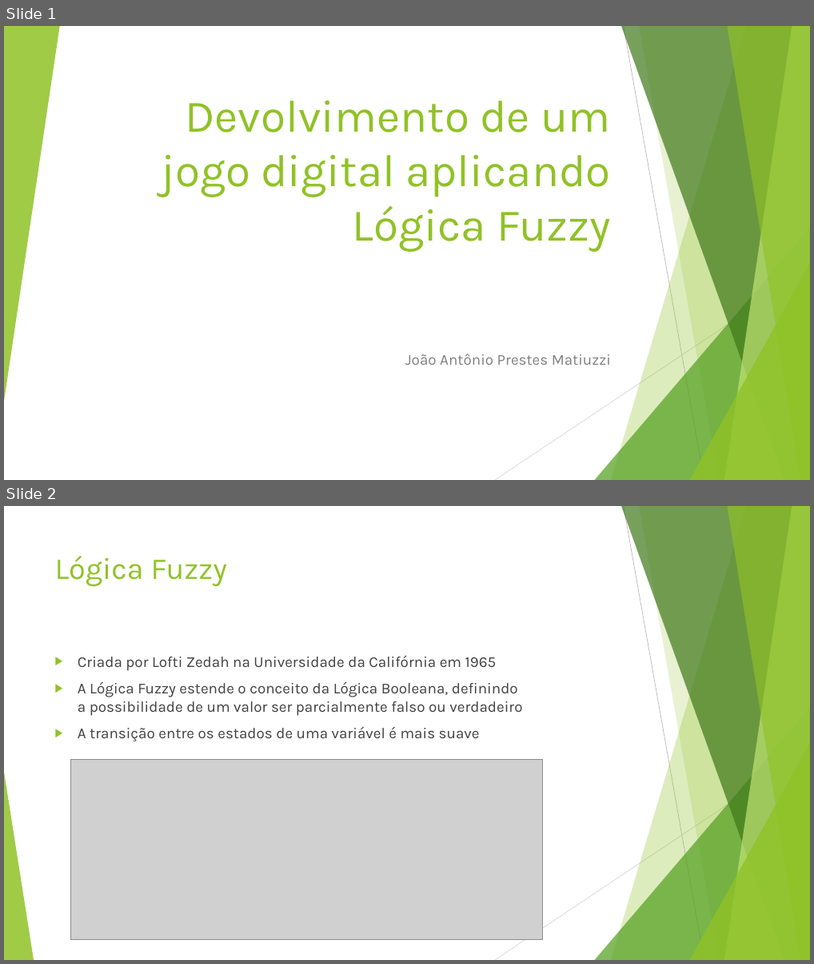
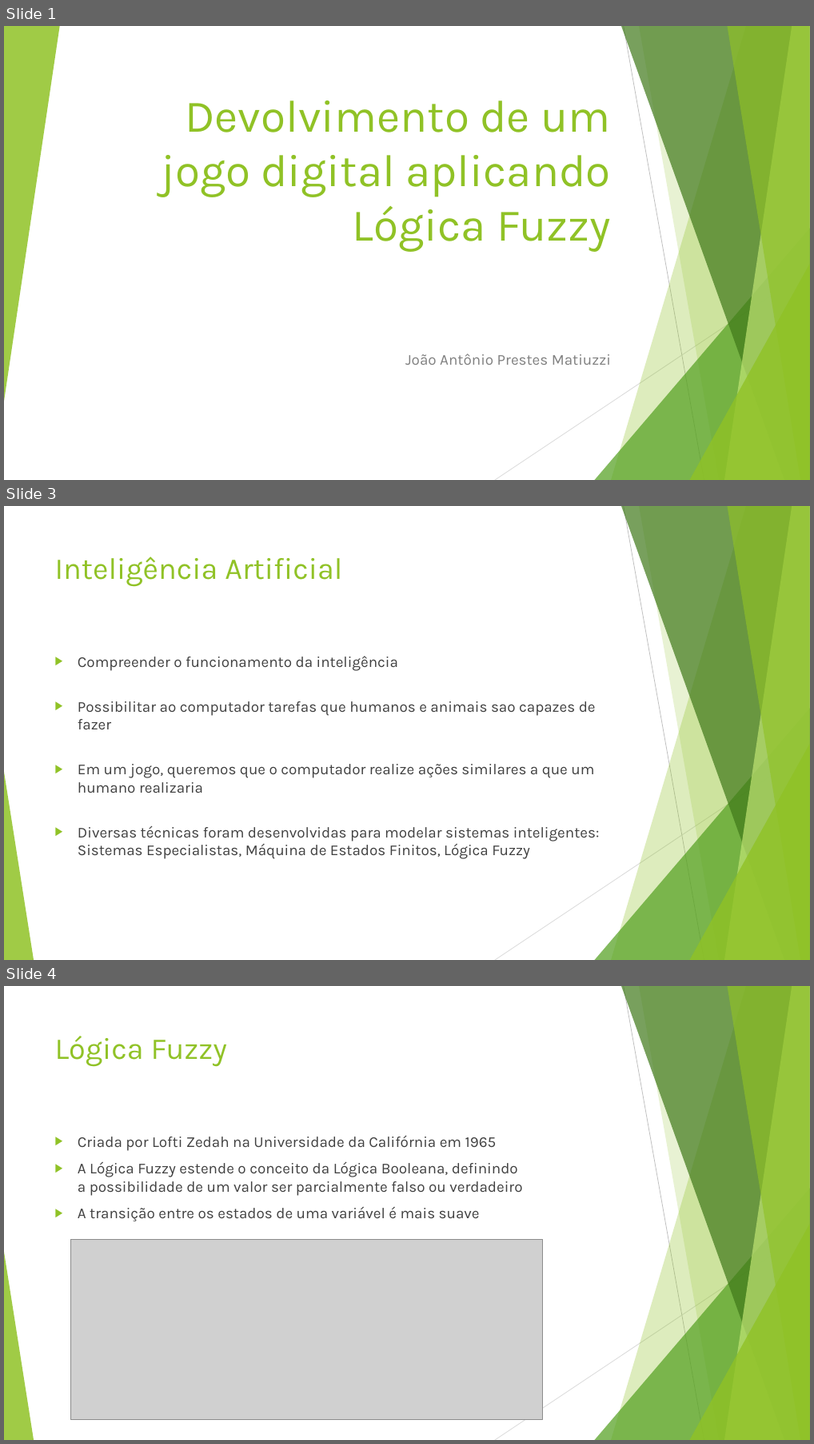
Before and after one commit to joaoapm/tfg, a slide deck: Tfg/TrabDocs/Docs/finais/apresentacao.pptx. Shown one above the other, each under a label of ours: slides 1 and 2 before the commit, slides 1, 3 and 4 after it; the slides between them are not shown. The pictures are 814x964 and 814x1444 pixels, drawn with LibreOffice and Linux fonts; fonts in the diff are those of the drawing; grey boxes stand for pictures. Boxes give left, top, right and bottom in pixels: in the first picture for what was removed or moved away, otherwise in the second. Text is boxed around its words. In the diff, an @@ line names an element or a change of style, - is before the commit and + after.

```diff
--- a/Tfg/TrabDocs/Docs/finais/apresentacao.pptx
+++ b/Tfg/TrabDocs/Docs/finais/apresentacao.pptx
@@ slide 3 added at (x1=4, y1=506, x2=810, y2=960), background #FFFFFF; not listed: 10 template elements that a slide beside it also shows @@
@@ title added at (x1=55, y1=556, x2=342, y2=587), 36 pt, text #90C226 @@
+Inteligência Artificial
@@ text added at (x1=78, y1=656, x2=600, y2=859), 18 pt, text #404040 @@
+▶ Compreender o funcionamento da inteligência
+▶ Possibilitar ao computador tarefas que humanos e animais sao capazes de fazer
+▶ Em um jogo, queremos que o computador realize ações similares a que um humano realizaria
+▶ Diversas técnicas foram desenvolvidas para modelar sistemas inteligentes: Sistemas Especialistas, Máquina de Estados Finitos, Lógica Fuzzy
@@ what was slide 2 is now slide 4 @@
```
Also in this commit, not shown: 3 other slides added.
